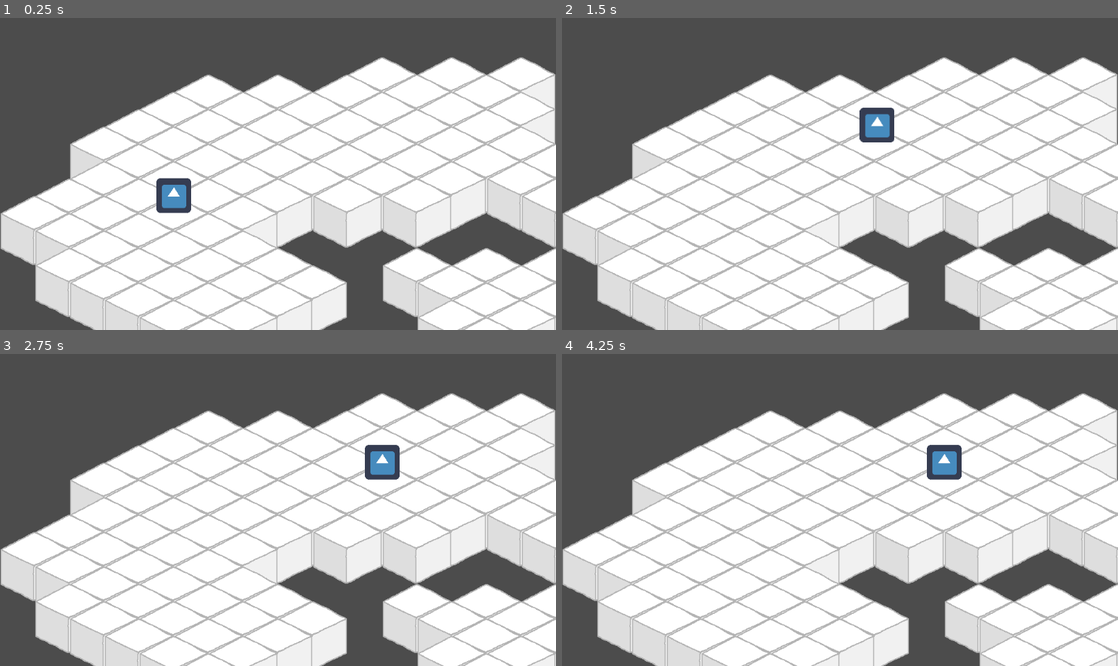
Above: before the commit, frames 1-4 (two rows, left to right).
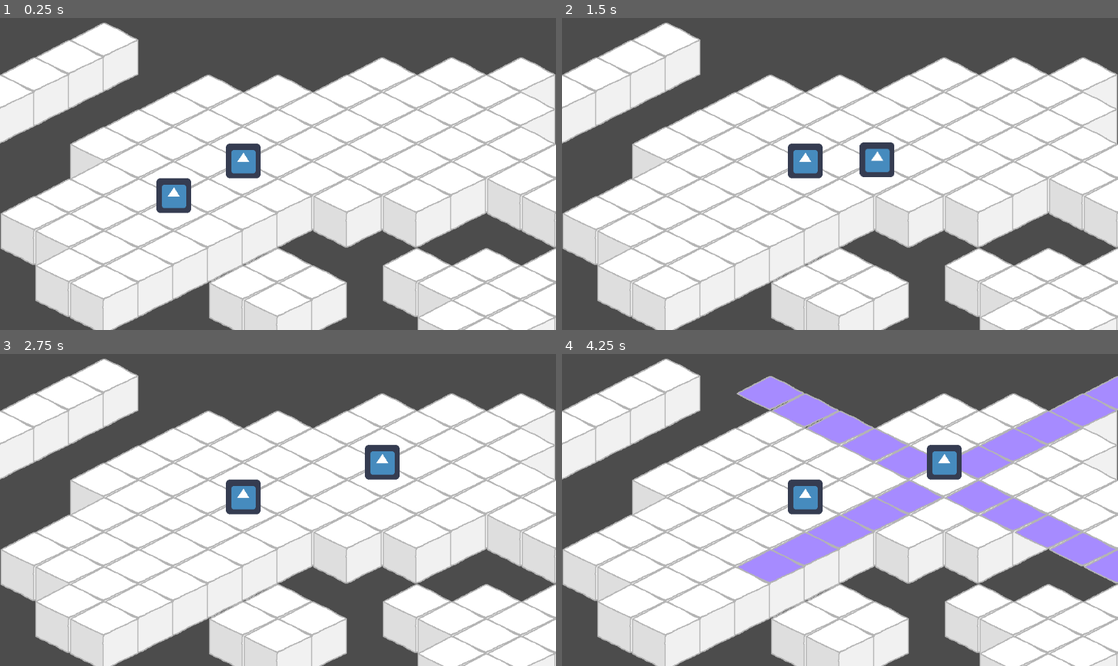
Above: after the commit, the same moments.

Repository: Juanxpeke/GD-GO2022
Game: Godot game, scene res://Tests/TileMapTest.tscn
The game is run twice, just before and just after one commit, with the same random seed, the same clock (stepped at 60 frames per second) and the same inputs. The engine's default icon, where the game draws it, is replaced by a stand-in: a white triangle on a blue panel in a dark square.
Inputs (mouse positions are in pixels of both pictures, inside the frame that each line leads up to):
- Up to frame 1 (0.25 s): no input
- Up to frame 2 (1.5 s): tap Enter at 0.5 s; move the mouse to (962, 152) at 0.52 s; press the mouse at (962, 152) at 0.53 s; hold D (move_right) 0.53-1.28 s; move the mouse to (728, 183) at 1.27 s; release the mouse at (728, 183) at 1.28 s; hold S (move_down) from 1.28 s (still down); click (728, 183) at 1.35 s
- Up to frame 3 (2.75 s): move the mouse to (333, 432) at 2.02 s; release S (move_down) at 2.03 s; press the mouse at (333, 432) at 2.03 s; hold D (move_right) from 2.03 s (still down)
- Up to frame 4 (4.25 s): tap Space at 2.75 s; move the mouse to (812, 569) at 2.77 s; release D (move_right) at 2.78 s; release the mouse at (812, 569) at 2.78 s; hold W (move_up) 2.78-3.53 s; click (812, 569) at 2.85 s; tap Enter at 3.5 s; move the mouse to (1006, 553) at 3.52 s; press the mouse at (1006, 553) at 3.53 s; hold A (move_left) from 3.53 s (still down); tap Escape (ui_cancel) at 4.15 s

The runs differ from the first frame. In frame 1, 8.7% of the frame differs, in the area x 0-50%, y 1-100%; in frame 2, 10%; in frame 3, 8.7%; in frame 4, 21%, in the area x 0-100%, y 1-100%.

Commit message:
Easy spells

Diff:
--- a/Assets/Tilesets/DrawnTileset/DrawnTileset.tres
+++ b/Assets/Tilesets/DrawnTileset/DrawnTileset.tres
@@ -1,7 +1,8 @@
-[gd_resource type="TileSet" load_steps=3 format=2]
+[gd_resource type="TileSet" load_steps=4 format=2]
 
 [ext_resource path="res://Assets/Tilesets/DrawnTileset/Tiles/ground_tile.png" type="Texture" id=1]
 [ext_resource path="res://Assets/Tilesets/DrawnTileset/Tiles/movement_tile.png" type="Texture" id=2]
+[ext_resource path="res://Assets/Tilesets/DrawnTileset/Tiles/spell_range_tile.png" type="Texture" id=3]
 
 [resource]
 0/name = "ground_tile.png 0"
@@ -32,3 +33,17 @@
 1/shape_one_way_margin = 0.0
 1/shapes = [  ]
 1/z_index = 0
+2/name = "spell_range_tile.png 2"
+2/texture = ExtResource( 3 )
+2/tex_offset = Vector2( 0, 0 )
+2/modulate = Color( 1, 1, 1, 1 )
+2/region = Rect2( 0, 0, 128, 64 )
+2/tile_mode = 0
+2/occluder_offset = Vector2( 0, 0 )
+2/navigation_offset = Vector2( 0, 0 )
+2/shape_offset = Vector2( 0, 0 )
+2/shape_transform = Transform2D( 1, 0, 0, 1, 0, 0 )
+2/shape_one_way = false
+2/shape_one_way_margin = 0.0
+2/shapes = [  ]
+2/z_index = 0
--- a/Tests/Game.gd
+++ b/Tests/Game.gd
@@ -8,6 +8,24 @@
 
 var movement_path := []
 var walking_path := []
+
+var spell_active := false
+
+class Spell:
+	var action_points_cost : int
+	var base_range : int
+
+	func _init(action_points_cost : int, base_range : int):
+		self.action_points_cost = action_points_cost
+		self.base_range = base_range
+
+	func get_cell_mapping(action_range : int) -> Array:
+		assert(action_range >= 0, "Error: Spell range is ")
+		if action_range == 0:
+			return []
+		else:
+			return [Vector2(0, action_range), Vector2(action_range, 0), Vector2(-action_range, 0), Vector2(0, -action_range)]
+
 
 func _process(delta):
 	var target_cell := board.get_cell_origin(get_viewport().get_mouse_position())
@@ -42,3 +60,12 @@
 		player_movement_points -= movement_path.size()
 		walking_path = movement_path
 		movement_path = []
+
+	if event.is_action_pressed("ui_cancel"):
+		if not spell_active:
+			var spell = Spell.new(5, 5)
+			board.show_spell_cells(spell, player.global_position)
+			spell_active = true
+		else:
+			board.hide_spell_cells()
+			spell_active = false
--- a/Tests/TileMap.gd
+++ b/Tests/TileMap.gd
@@ -15,8 +15,12 @@
 
 const PAIRING_LIMIT = int(pow(2, 30))
 
+enum Tiles {GROUND_TILE, MOVEMENT_TILE, SPELL_RANGE_TILE, SPELL_AREA_TILE}
+
 onready var movement_board := $MovementBoard
 onready var spells_board := $SpellsBoard
+
+onready var enemy := $Enemy
 
 var astar := AStar2D.new()
 var obstacles := []
@@ -25,6 +29,8 @@
 # Called when the node is added to the scene tree.
 func _ready() -> void:
 	refill_astar_points()
+	add_obstacle(enemy)
+	set_obstacles_points_disabled(true)
 
 # =================
 # ===== ASTAR =====
@@ -122,15 +128,22 @@
 # be the optimum path.
 func show_movement_path(cells_path : Array) -> void:
 	for cell_origin in cells_path:
-		var cell_coord = get_cell_coord(cell_origin)
-		movement_board.set_cellv(cell_coord, 1)
+		var cell_coord := get_cell_coord(cell_origin)
+		movement_board.set_cellv(cell_coord, Tiles.MOVEMENT_TILE)
+
+func show_spell_cells(spell, origin : Vector2) -> void:
+	for action_range in spell.base_range + 1:
+		for cell_coord in spell.get_cell_mapping(action_range):
+			cell_coord += get_cell_coord(origin)
+			spells_board.set_cellv(cell_coord, Tiles.SPELL_RANGE_TILE)
+
+func hide_spell_cells() -> void:
+	spells_board.clear()
+
 
 func hide_movement_path() -> void:
 	movement_board.clear()
 
-# Highlights a cell.
-func highlight_cell(cell, mode : int) -> void:
-	pass
 
 
 
@@ -241,9 +254,8 @@
 
 
 func set_obstacles_points_disabled(value: bool) -> void:
-	#for obstacle in obstacles:
-	#	astar.set_point_disabled(get_cell_id(obstacle.global_position.x, obstacle.global_position.y), value)
-	pass
+	for obstacle in obstacles:
+		astar.set_point_disabled(get_cell_id(obstacle.global_position), value)
 
 func set_unit_points_disabled(value: bool, exception_units: Array = []) -> void:
 	for unit in units:
--- a/Tests/TileMapTest.tscn
+++ b/Tests/TileMapTest.tscn
@@ -21,7 +21,7 @@
 tile_set = ExtResource( 1 )
 cell_size = Vector2( 128, 64 )
 format = 1
-tile_data = PoolIntArray( -393207, 0, 0, -327672, 0, 0, -327 …(276 unchanged characters)… , 0, -131062, 0, 0, -131061, 0, 0, -65531, 0, 0, -65530, 0, 0, -65529, 0, 0, -65528, 0, 0, -65527, 0, 0, -65526, 0, 0, -65525, 0, 0, -65521, 0, 0, 5, 0, 0, 6, 0, 0, 7, 0, 0, 8, 0, 0, 9, 0, 0, 10, 0, 0, 14, 0, 0, 15, 0, 0, 16, 0, 0, 65541, 0, 0, 65542, 0, 0, 65543, 0, 0, 65544, 0, 0, 65545, 0, 0, 65549, 0, 0, 65550, 0, 0, 65551, 0, 0, 65552, 0, 0, 131077, 0, 0, 131078, 0, 0, 131079, 0, 0, 131080, 0, 0, 131081, 0, 0, 131087, 0, 0, 131088, 0, 0, 196614, 0, 0, 196615, 0, 0, 196616, 0, 0, 196617, 0, 0, 196618, 0, 0, 196619, 0, 0, 196620, 0, 0, 262150, 0, 0, 262151, 0, 0, 262152, 0, 0, 262153, 0, 0, 262154, 0, 0, 262155, 0, 0, 262156, 0, 0, 327686, 0, 0, 327687, 0, 0, 327688, 0, 0, 327689, 0, 0, 327690, 0, 0, 327691, 0, 0, 327692, 0, 0, 393224, 0, 0, 393225, 0, 0, 393226, 0, 0, 393227, 0, 0, 393228, 0, 0 )
+tile_data = PoolIntArray( -393207, 0, 0, -327672, 0, 0, -327 …(276 unchanged characters)… , 0, -131062, 0, 0, -131061, 0, 0, -65534, 0, 0, -65531, 0, 0, -65530, 0, 0, -65529, 0, 0, -65528, 0, 0, -65527, 0, 0, -65526, 0, 0, -65525, 0, 0, -65521, 0, 0, 2, 0, 0, 5, 0, 0, 6, 0, 0, 7, 0, 0, 8, 0, 0, 9, 0, 0, 10, 0, 0, 14, 0, 0, 15, 0, 0, 16, 0, 0, 65538, 0, 0, 65541, 0, 0, 65542, 0, 0, 65543, 0, 0, 65544, 0, 0, 65545, 0, 0, 65549, 0, 0, 65550, 0, 0, 65551, 0, 0, 65552, 0, 0, 131074, 0, 0, 131077, 0, 0, 131078, 0, 0, 131079, 0, 0, 131080, 0, 0, 131081, 0, 0, 131087, 0, 0, 131088, 0, 0, 196614, 0, 0, 196615, 0, 0, 196616, 0, 0, 196617, 0, 0, 196619, 0, 0, 196620, 0, 0, 262150, 0, 0, 262151, 0, 0, 262152, 0, 0, 262153, 0, 0, 262155, 0, 0, 262156, 0, 0, 327686, 0, 0, 327687, 0, 0, 327688, 0, 0, 327689, 0, 0, 393224, 0, 0, 393225, 0, 0 )
 script = ExtResource( 4 )
 
 [node name="MovementBoard" type="TileMap" parent="GameBoard"]
@@ -39,3 +39,7 @@
 [node name="Player" type="AnimatedSprite" parent="GameBoard"]
 position = Vector2( 320, 352 )
 frames = SubResource( 1 )
+
+[node name="Enemy" type="AnimatedSprite" parent="GameBoard"]
+position = Vector2( 448, 288 )
+frames = SubResource( 1 )
Binary file added: Assets/Tilesets/DrawnTileset/Tiles/spell_range_tile.png
Not shown, added: Assets/Tilesets/DrawnTileset/Tiles/spell_range_tile.png.import
